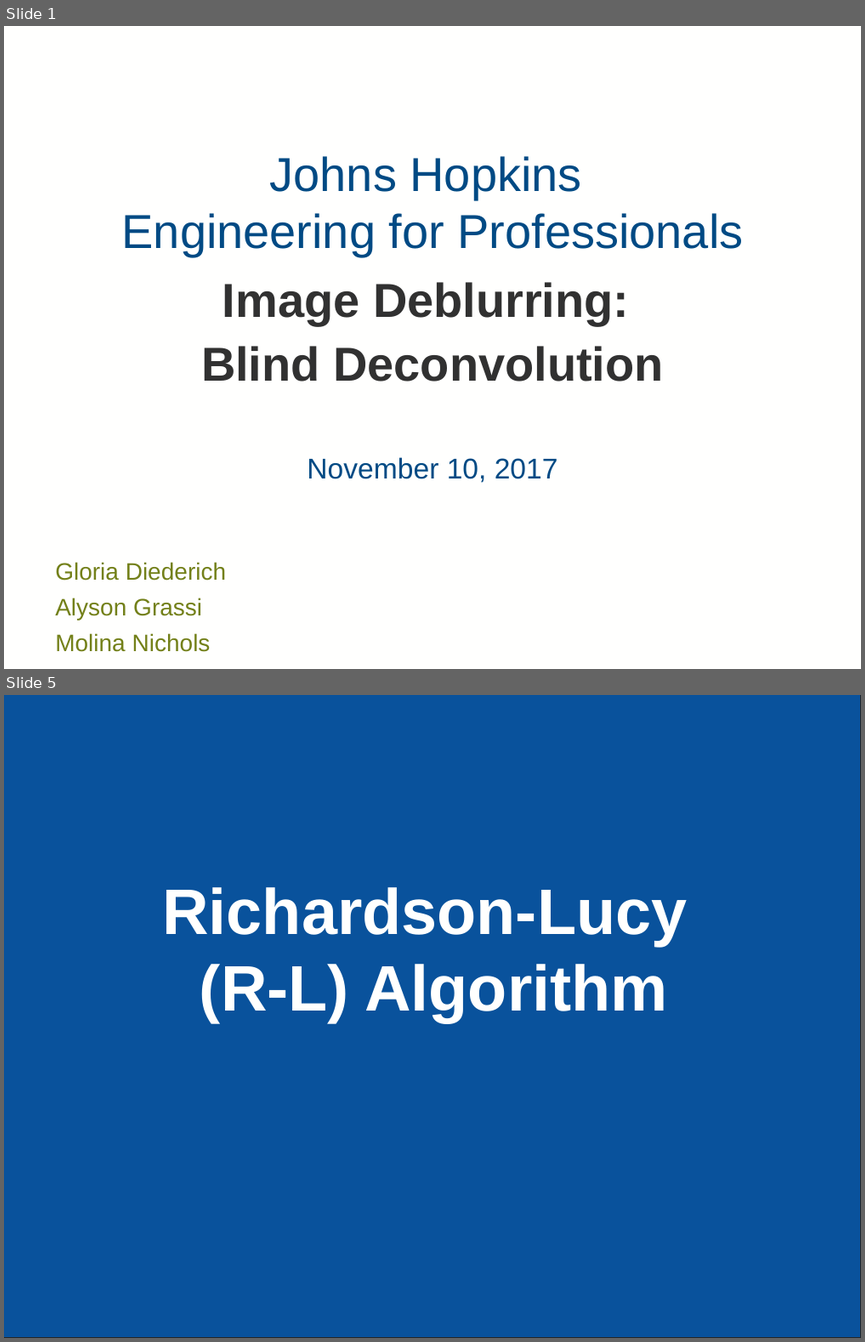
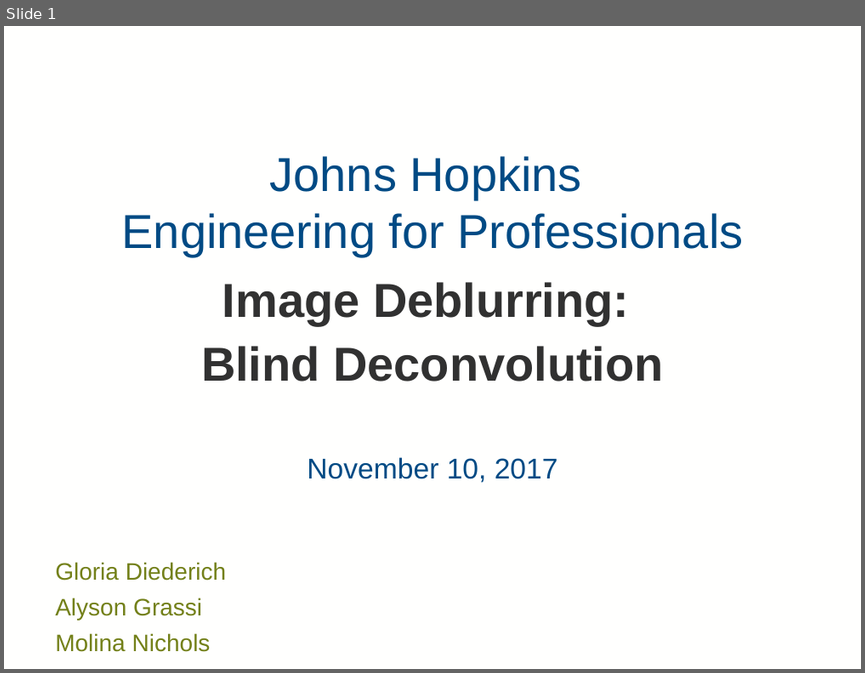
Before and after one commit to mollyn/matrixTheoryProject, a slide deck: Diederich_Grassi_Nichols_PPT.pptx. Shown one above the other, each under a label of ours: slides 1 and 5 before the commit, slide 1 after it; the slides between them are not shown. The pictures are 865x1342 and 865x673 pixels, drawn with LibreOffice and Linux fonts; fonts in the diff are those of the drawing; background and template pictures are left out. Boxes give left, top, right and bottom in pixels: in the first picture for what was removed or moved away, otherwise in the second. Text is boxed around its words. In the diff, an @@ line names an element or a change of style, - is before the commit and + after.

```diff
--- a/Diederich_Grassi_Nichols_PPT.pptx
+++ b/Diederich_Grassi_Nichols_PPT.pptx
@@ slide 5 removed at (4,695,861,1338), background #FFFFFE @@
@@ rectangle removed at (4,695,861,1338) @@
@@ title removed at (162,887,687,1022) @@
-Richardson-Lucy
-(R-L) Algorithm
```
Also in this commit, not shown: 6 slides added, 4 other slides removed.
